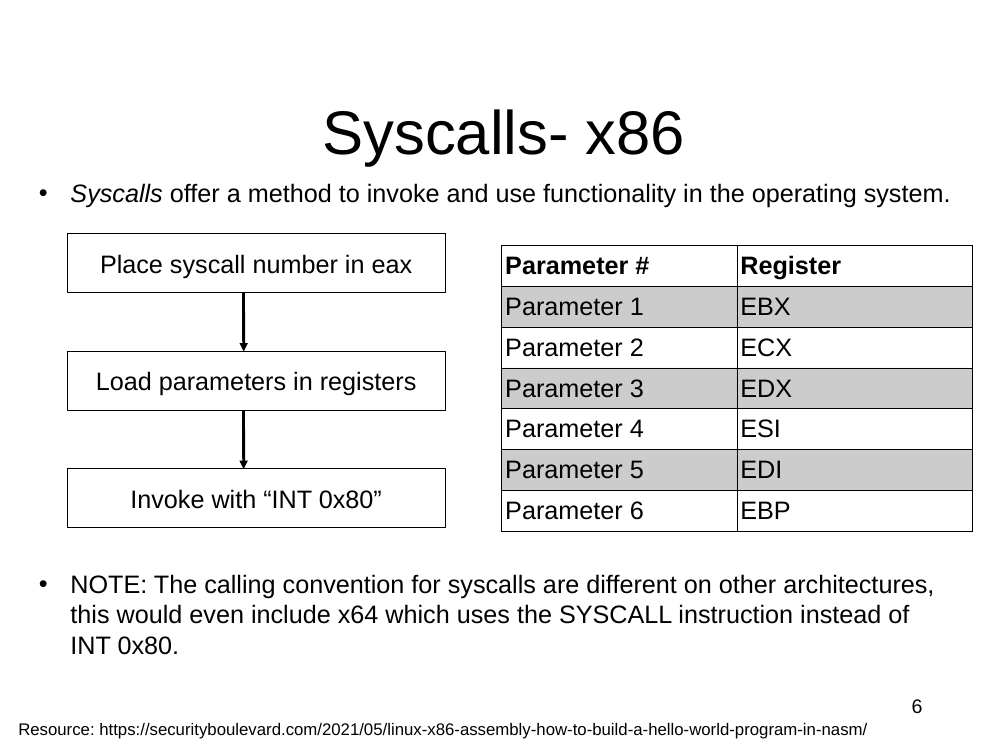
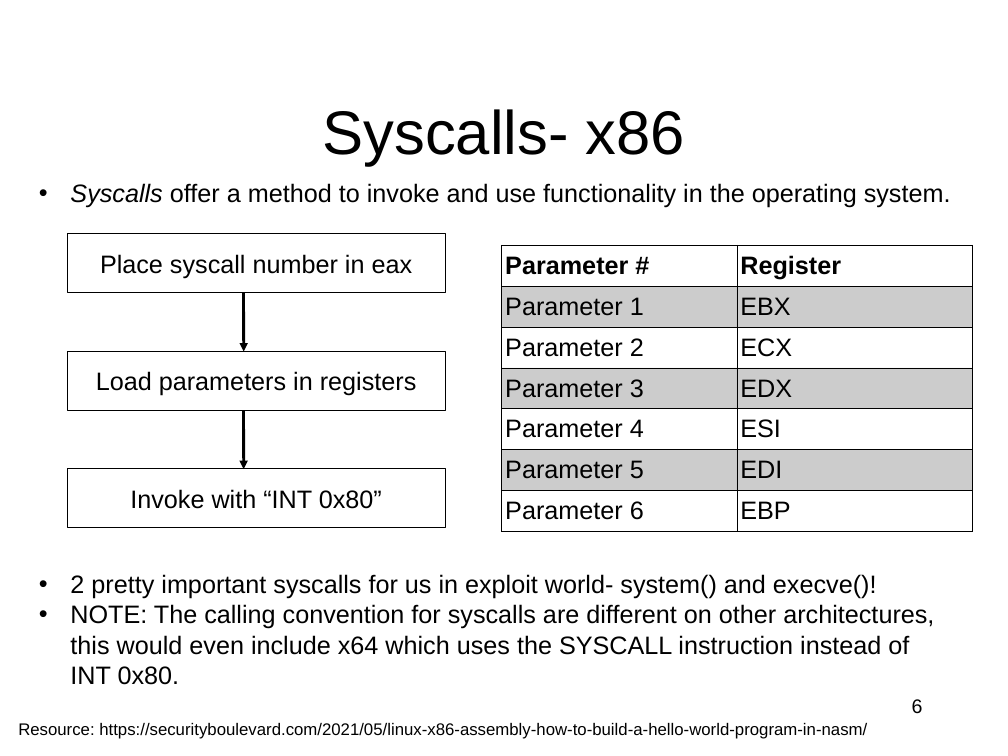
Before and after one commit to RobotMafiaCTF/RE_VR_Training, a slide deck: slide 6 of assembly/ppts/IntroductionToIntelx86-Part2.ppt. Drawn at 1008x756 pixels with LibreOffice and Linux fonts; fonts in the diff are those of the drawing. Boxes give left, top, right and bottom in pixels: in the first picture for what was removed or moved away, otherwise in the second. Text is boxed around its words. In the diff, an @@ line names an element or a change of style, - is before the commit and + after.

```diff
--- a/assembly/ppts/IntroductionToIntelx86-Part2.ppt
+++ b/assembly/ppts/IntroductionToIntelx86-Part2.ppt
@@ text at box(70, 574, 877, 599): paragraph added @@
+• 2 pretty important syscalls for us in exploit world- system() and execve()!
```
Also in this commit, not shown: 8 other slides changed, 1 slide added, 1 slide removed.
